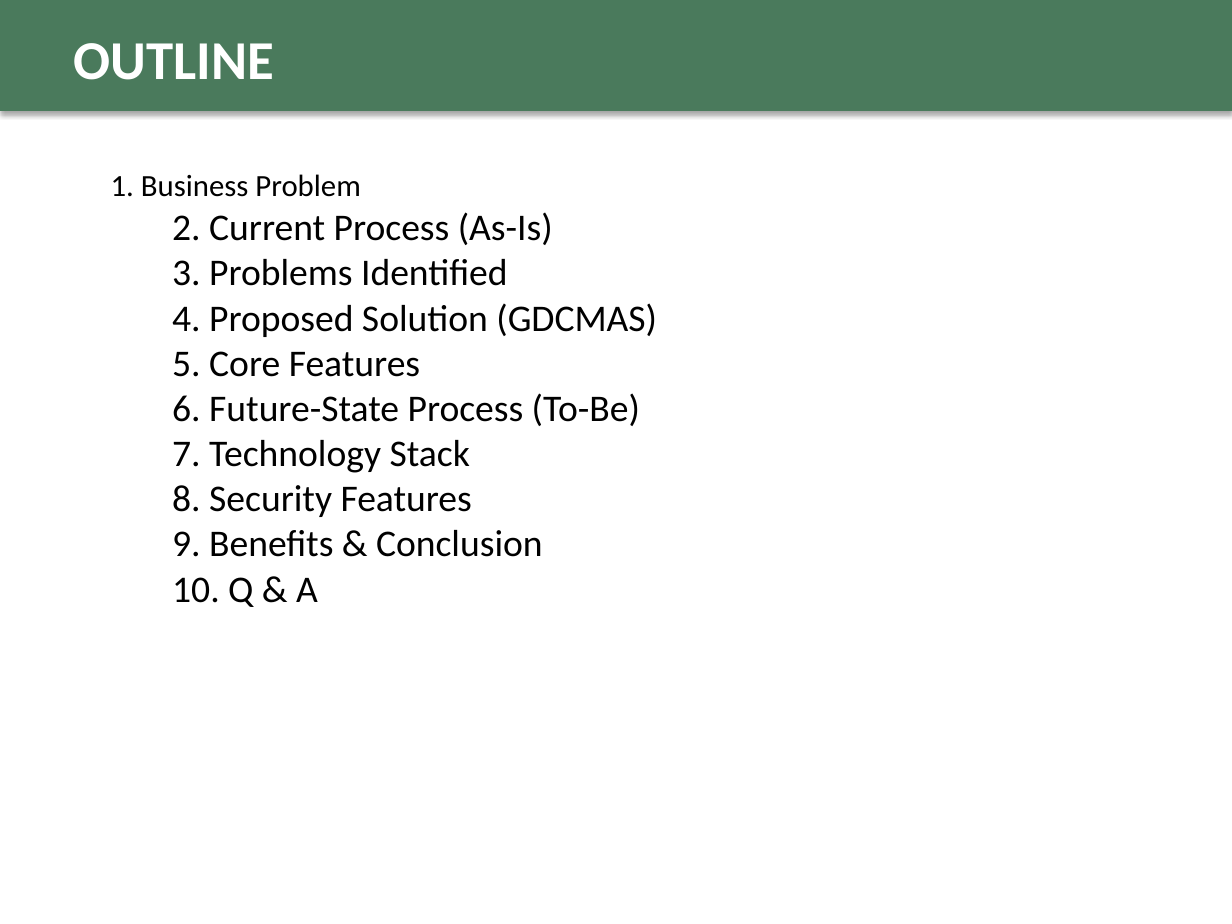
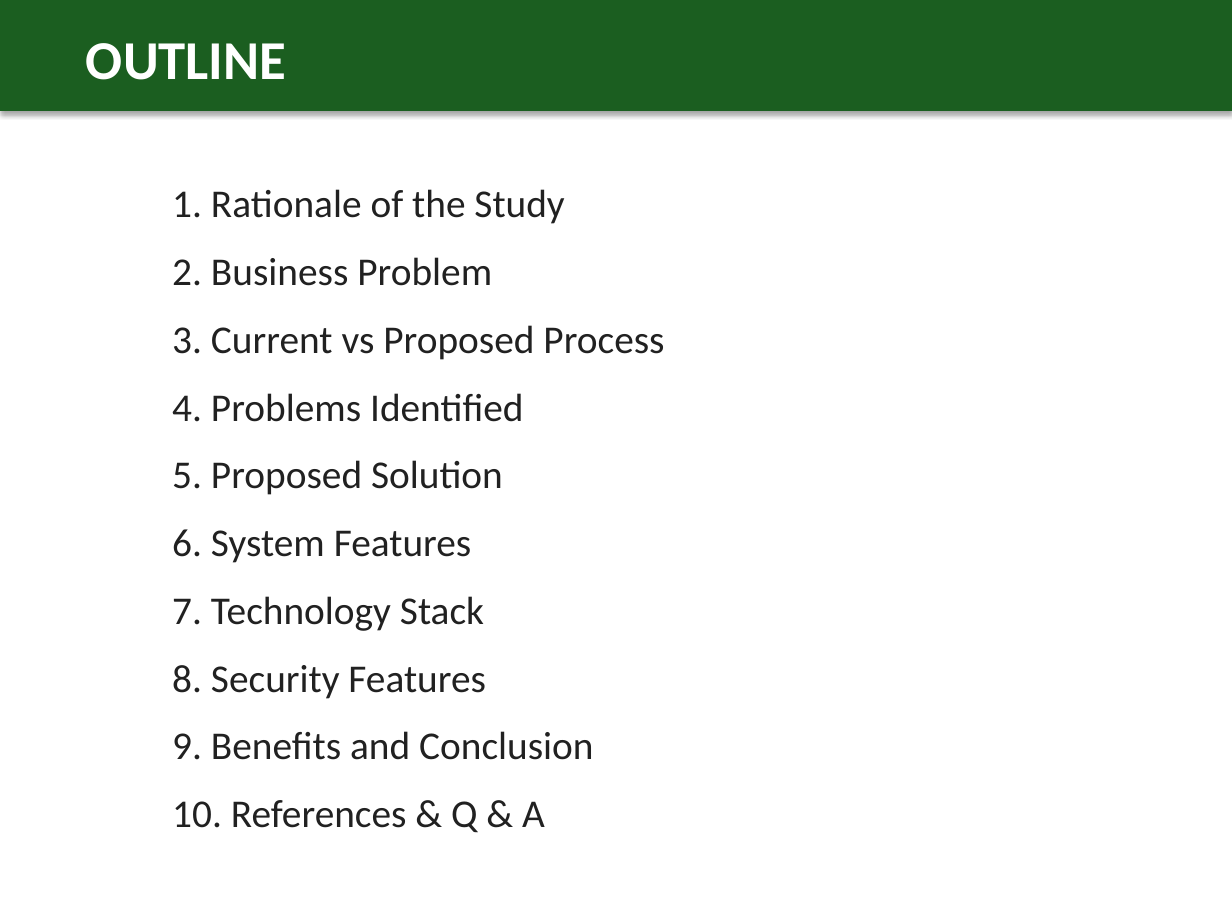
Before and after one commit to fritzmichael1-2/gonzaga-dental-clinic-system, a slide deck: slide 2 of GDCMAS_Final_Defense_Presentation.pptx. Drawn at 1232x924 pixels with LibreOffice and Linux fonts; fonts in the diff are those of the drawing. Boxes give left, top, right and bottom in pixels: in the first picture for what was removed or moved away, otherwise in the second. Text is boxed around its words. In the diff, an @@ line names an element or a change of style, - is before the commit and + after.

Commit message:
Redesign defense PPT with professional dental/medical theme and enhanced visuals

```diff
--- a/GDCMAS_Final_Defense_Presentation.pptx
+++ b/GDCMAS_Final_Defense_Presentation.pptx
@@ rectangle at [0, 0, 1232, 111]: fill #4A7A5C to #1B5E20 @@
@@ text "OUTLINE": place and size @@
-text "OUTLINE" at [74, 43, 274, 80]
+text "OUTLINE" at [86, 43, 286, 80]
@@ text "1. Rationale of the Study": place and size @@
-text "1. Rationale of the Study" at [111, 174, 657, 607]
+text "1. Rationale of the Study" at [172, 189, 664, 833]
@@ text at [172, 189, 664, 563]: text changed; size 22 to 23 pt; text colour #000000 to #212121 @@
-1. Business Problem
-  2. Current Process (As-Is)
-  3. Problems Identified
-  4. Proposed Solution (GDCMAS)
-  5. Core Features
-  6. Future-State Process (To-Be)
+1. Rationale of the Study
+2. Business Problem
+3. Current vs Proposed Process
+4. Problems Identified
+5. Proposed Solution
+6. System Features
@@ text at [172, 596, 486, 699]: size 22 to 23 pt, text colour #000000 to #212121 in "7. Technology Stack", "8. Security Features"; list level 2 to 1 in "7. Technology Stack"; list level 2 to 1 in "8. Security Features" @@
@@ text at [172, 731, 593, 833]: text changed; size 22 to 23 pt; text colour #000000 to #212121 @@
-  9. Benefits & Conclusion
-  10. Q & A
+9. Benefits and Conclusion
+10. References & Q & A
```
Also in this commit, not shown: 4 other slides changed, 3 slides added, 3 slides removed.
